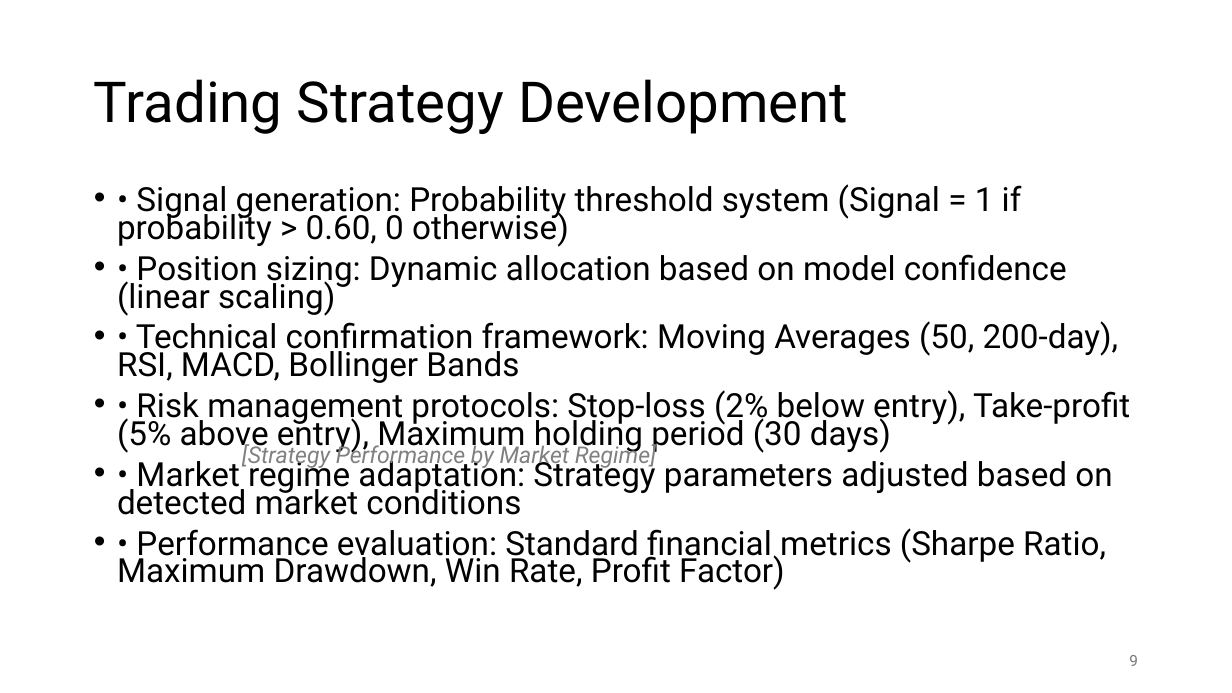
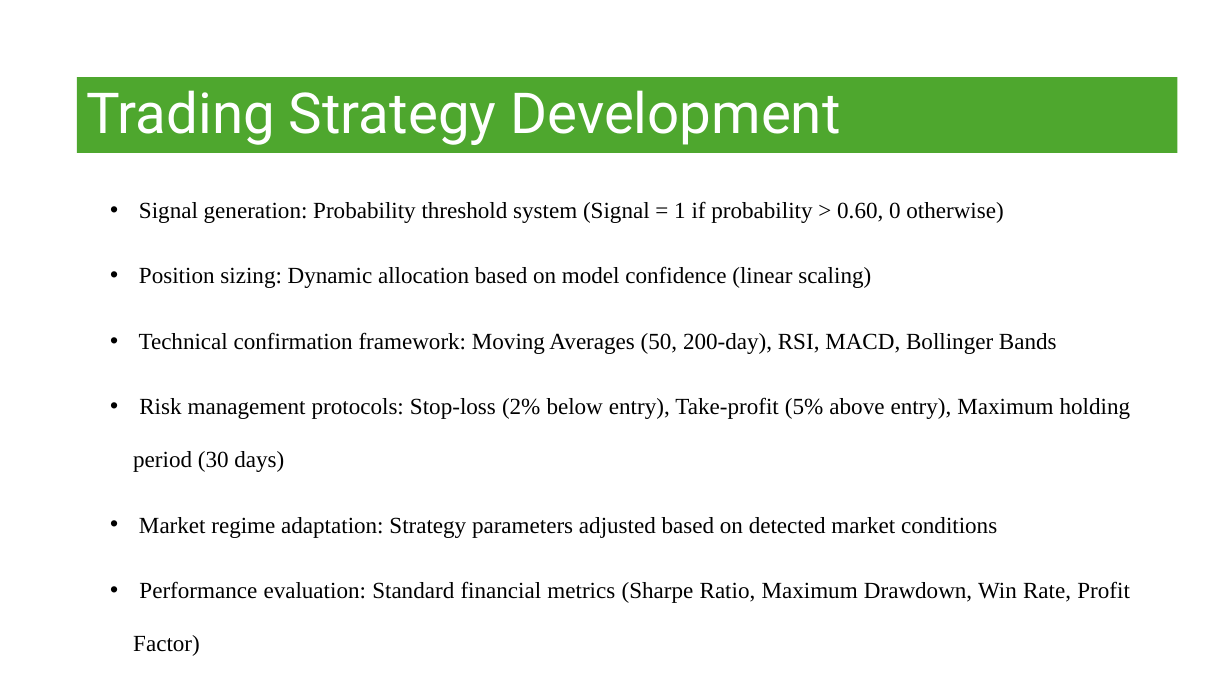
Before and after one commit to BiniamD/Class, a slide deck: slide 10 of SPRING -2025/ADTA 5900 - Advanced Data Analytics Capstone/Deep_Learning_Trading_Signal_Generation.pptx (slide 9 before the commit). Drawn at 1232x693 pixels with LibreOffice and Linux fonts; fonts in the diff are those of the drawing. Boxes give left, top, right and bottom in pixels: in the first picture for what was removed or moved away, otherwise in the second. Text is boxed around its words. In the diff, an @@ line names an element or a change of style, - is before the commit and + after.

```diff
--- a/SPRING -2025/ADTA 5900 - Advanced Data Analytics Capstone/Deep_Learning_Trading_Signal_Generation.pptx
+++ b/SPRING -2025/ADTA 5900 - Advanced Data Analytics Capstone/Deep_Learning_Trading_Signal_Generation.pptx
@@ title "Trading Strategy Development": place and size @@
-title "Trading Strategy Development" at <box>94,79,848,134</box>
+title "Trading Strategy Development" at <box>77,77,1177,152</box>
@@ title "Trading Strategy Development" at <box>77,77,1177,152</box>: text colour #000000 to #FFFFFF; fill none to #4EA72E @@
@@ text "Signal generation: Probability threshold system ..." at <box>133,201,1131,656</box>: vertical alignment top to middle @@
@@ text at <box>133,201,1131,656</box>: text changed; size 25.9 to 18 pt; font Roboto to Times New Roman @@
-• • Signal generation: Probability threshold system (Signal = 1 if probability > 0.60, 0 otherwise)
-• • Position sizing: Dynamic allocation based on model confidence (linear scaling)
-• • Technical confirmation framework: Moving Averages (50, 200-day), RSI, MACD, Bollinger Bands
-• • Risk management protocols: Stop-loss (2% below entry), Take-profit (5% above entry), Maximum holding period (30 days)
-• • Market regime adaptation: Strategy parameters adjusted based on detected market conditions
-• • Performance evaluation: Standard financial metrics (Sharpe Ratio, Maximum Drawdown, Win Rate, Profit Factor)
+• Signal generation: Probability threshold system (Signal = 1 if probability > 0.60, 0 otherwise)
+• Position sizing: Dynamic allocation based on model confidence (linear scaling)
+• Technical confirmation framework: Moving Averages (50, 200-day), RSI, MACD, Bollinger Bands
+• Risk management protocols: Stop-loss (2% below entry), Take-profit (5% above entry), Maximum holding period (30 days)
+• Market regime adaptation: Strategy parameters adjusted based on detected market conditions
+• Performance evaluation: Standard financial metrics (Sharpe Ratio, Maximum Drawdown, Win Rate, Profit Factor)
@@ text removed at <box>242,443,656,469</box> @@
-[Strategy Performance by Market Regime]
@@ page number removed at <box>1129,655,1138,666</box> @@
-9
```
Also in this commit, not shown: 16 other slides changed, 1 slide added, 1 other file.
